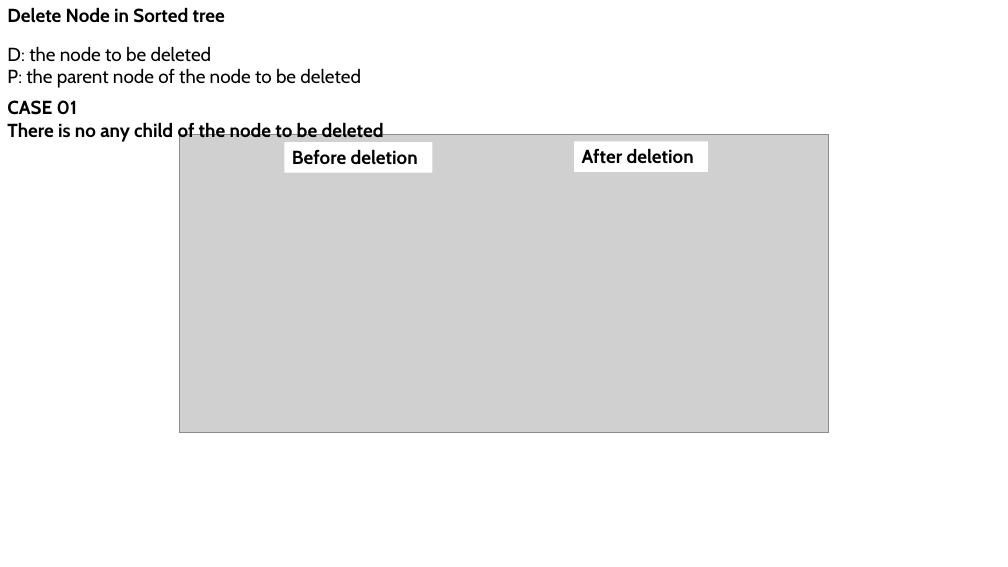
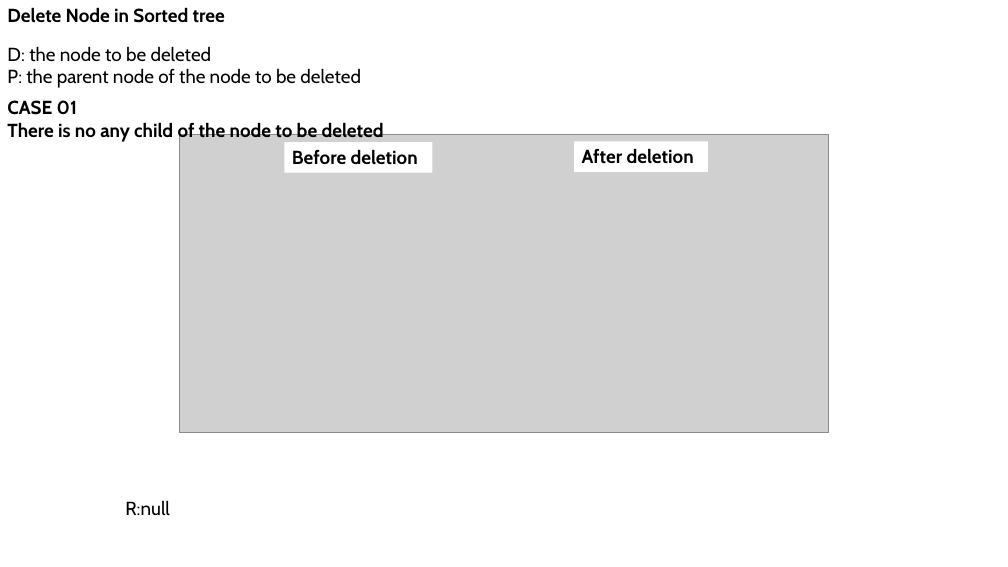
Before and after one commit to mo-mosverkstad/my_data_structure, a slide deck: slide 4 of ppt/dataStructure.pptx. Drawn at 1008x567 pixels with LibreOffice and Linux fonts; fonts in the diff are those of the drawing; grey boxes stand for pictures. Boxes give left, top, right and bottom in pixels: in the first picture for what was removed or moved away, otherwise in the second. Text is boxed around its words. In the diff, an @@ line names an element or a change of style, - is before the commit and + after.

```diff
--- a/ppt/dataStructure.pptx
+++ b/ppt/dataStructure.pptx
@@ text added at (x1=125, y1=500, x2=170, y2=516), 18 pt, text #000000 @@
+R:null
```
Also in this commit, not shown: 2 other files.
